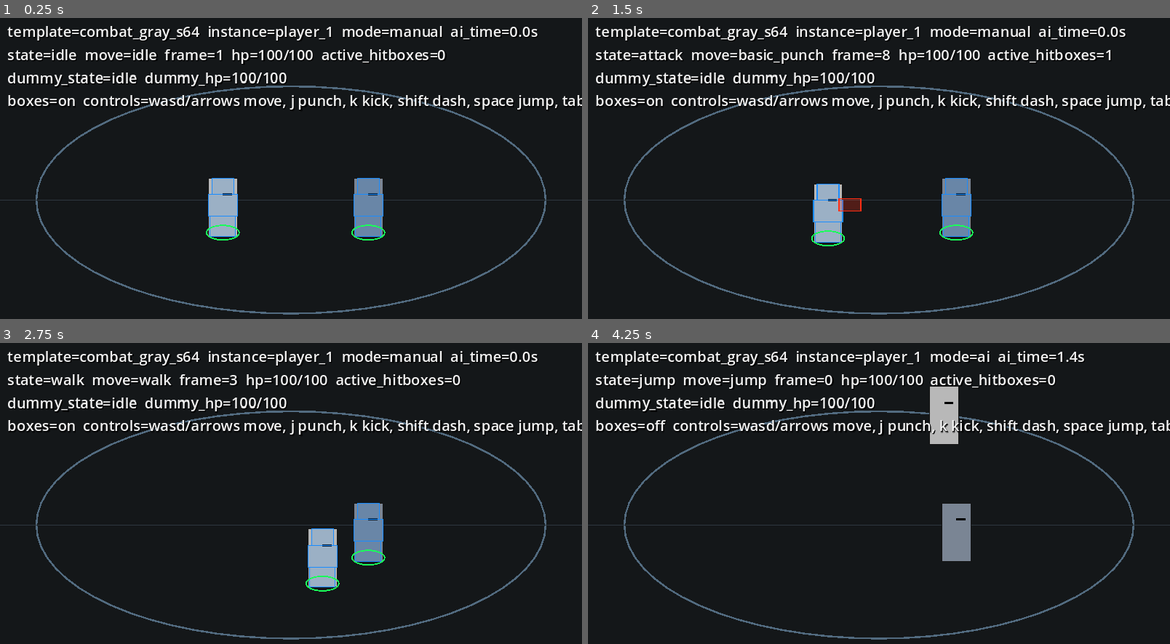
Above: before the commit, frames 1-4 (two rows, left to right).
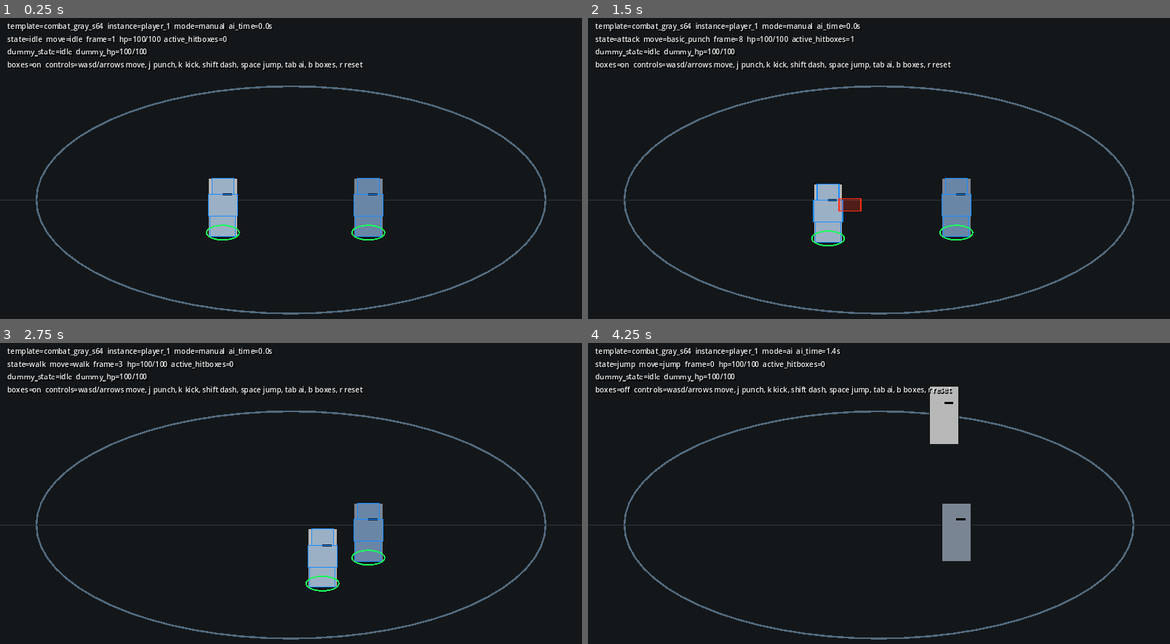
Above: after the commit, the same moments.

Repository: proletariat64/SpritesPlayground
Game: Godot game, scene res://godot/scenes/Playground.tscn
Two runs of this game, one before a commit and one after it. Both use one fixed random seed, a clock stepped at 60 frames per second and the inputs below.
Inputs:
- Up to frame 1 (0.25 s): no input
- Up to frame 2 (1.5 s): tap Enter at 0.5 s; hold D (move_right) 0.53-1.28 s; tap K (basic_kick) at 0.6 s; tap Space (jump) at 0.77 s; hold S (move_down) from 1.28 s (still down); tap J (basic_punch) at 1.35 s
- Up to frame 3 (2.75 s): tap Space (jump) at 1.52 s; release S (move_down) at 2.03 s; hold D (move_right) from 2.03 s (still down); tap Shift (dash) at 2.1 s
- Up to frame 4 (4.25 s): release D (move_right) at 2.78 s; hold W (move_up) 2.78-3.53 s; tap Tab (toggle_ai) at 2.85 s; tap Space (jump) at 3.02, 3.77 s; hold A (move_left) from 3.53 s (still down); tap B (toggle_boxes) at 3.6 s

The runs differ from the first frame. In frame 1, 6.5% of the frame differs, in the area x 1-100%, y 1-31%; in frame 2, 6.8%; in frame 3, 6.6%; in frame 4, 6.5%.

Commit message:
fix: reduce playground debug font size

Diff:
--- a/godot/scripts/playground.gd
+++ b/godot/scripts/playground.gd
@@ -90,6 +90,7 @@
 	debug_label = Label.new()
 	debug_label.name = "runtime_status"
 	debug_label.position = Vector2(8, 8)
+	debug_label.add_theme_font_size_override("font_size", 8)
 	debug_label.add_theme_color_override("font_color", Color(0.95, 0.95, 0.95))
 	debug_label.add_theme_color_override("font_shadow_color", Color(0.0, 0.0, 0.0))
 	debug_label.add_theme_constant_override("shadow_offset_x", 1)
